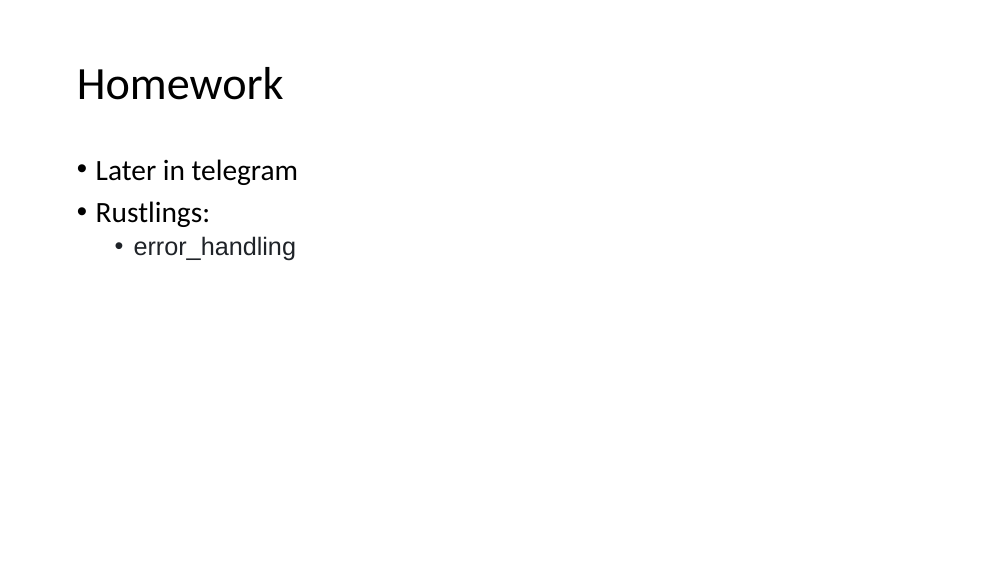
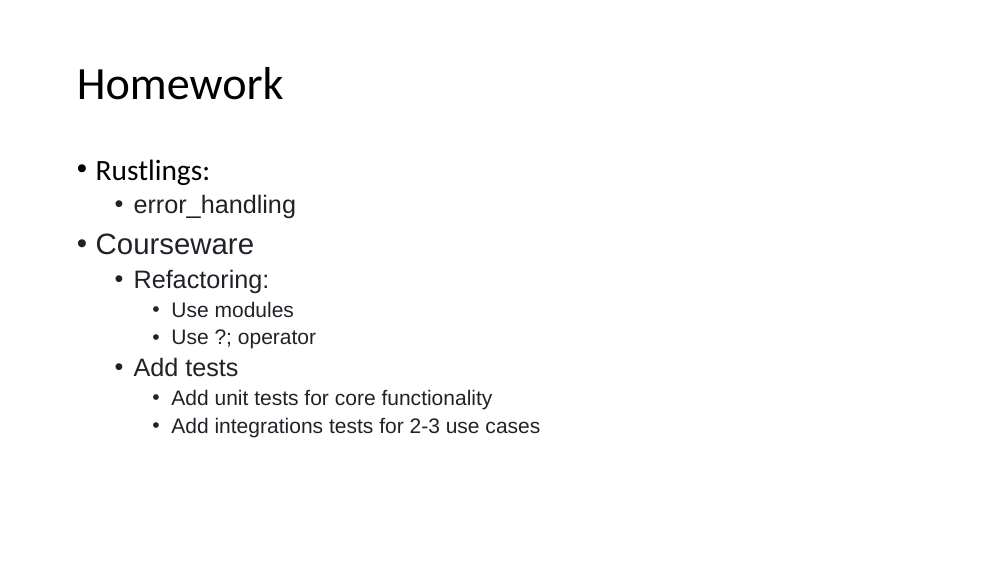
Before and after one commit to kugushev/course-rust-basics, a slide deck: slide 65 of pres/08-Advanced.pptx (slide 45 before the commit). Drawn at 1008x567 pixels with LibreOffice and Linux fonts; fonts in the diff are those of the drawing. Boxes give left, top, right and bottom in pixels: in the first picture for what was removed or moved away, otherwise in the second. Text is boxed around its words. In the diff, an @@ line names an element or a change of style, - is before the commit and + after.

```diff
--- a/pres/08-Advanced.pptx
+++ b/pres/08-Advanced.pptx
@@ text at [96,159,298,185]: paragraph removed @@
-• Later in telegram
@@ text at [96,233,540,437]: paragraphs added @@
+• Courseware
+  • Refactoring:
+    • Use modules
+    • Use ?; operator
+  • Add tests
+    • Add unit tests for core functionality
+    • Add integrations tests for 2-3 use cases
```
Also in this commit, not shown: 18 other slides changed, 21 slides added, 1 slide removed, 2 other files.
